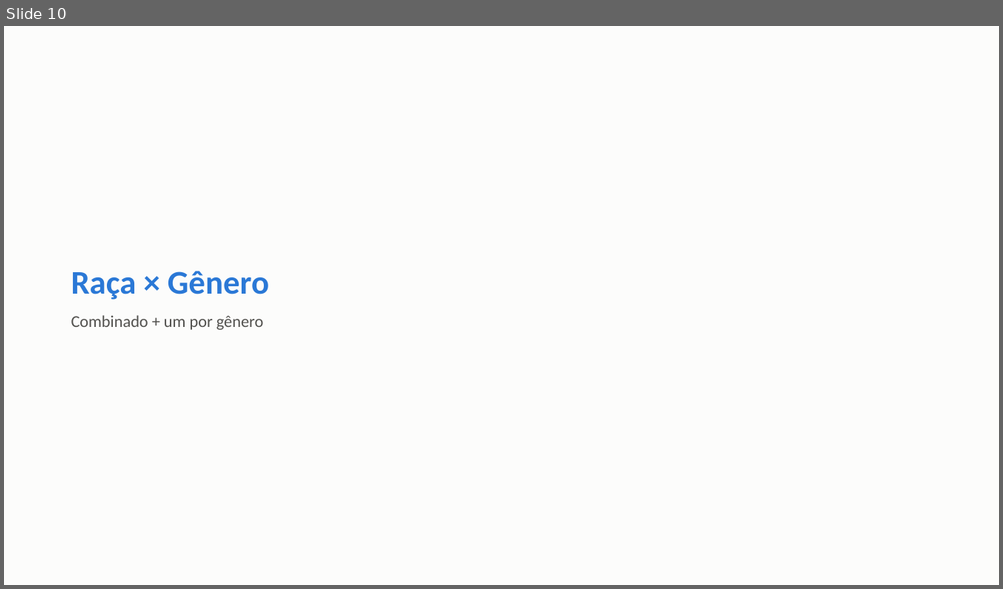
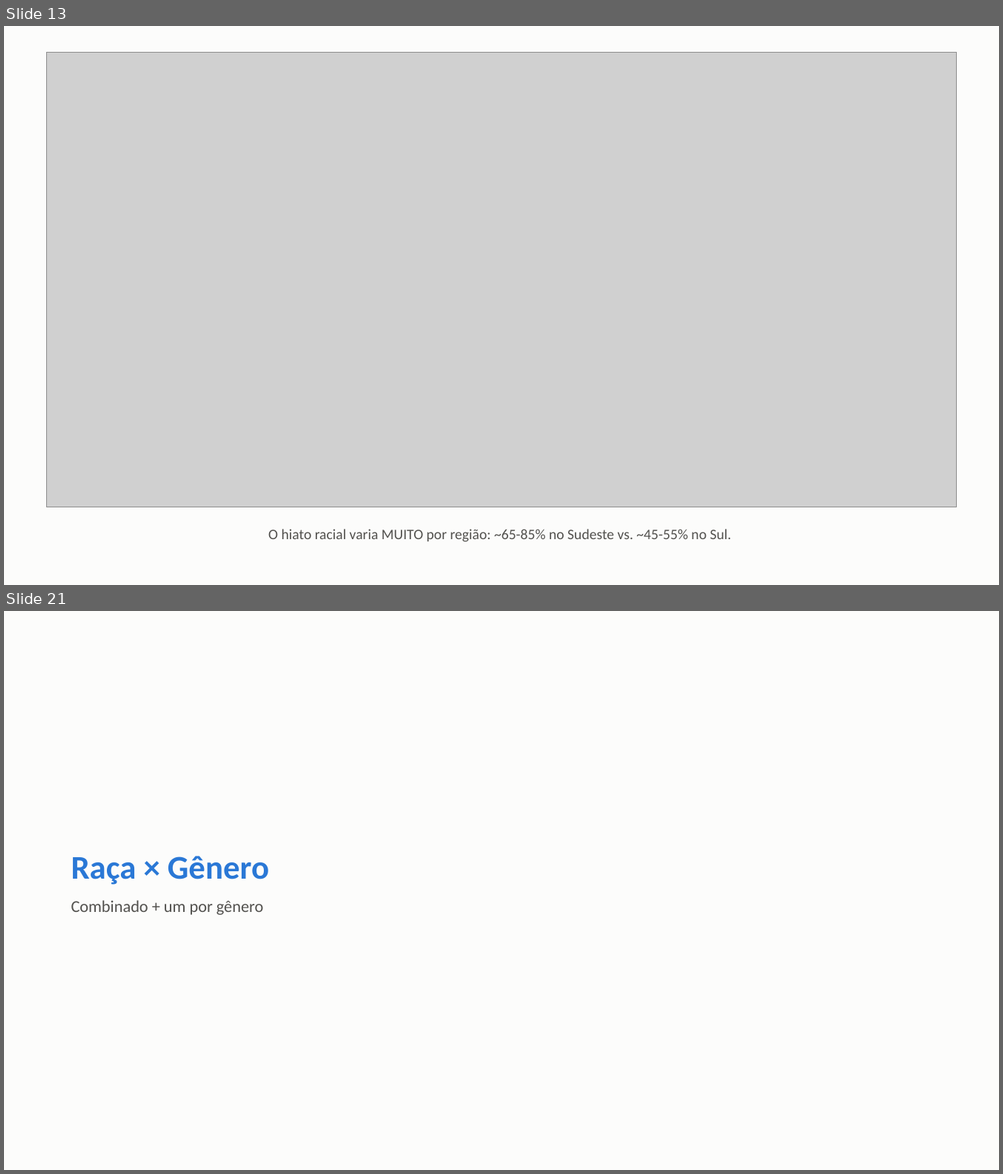
Before and after one commit to FelipeSantanaJ/Hub-Racial-Brasil, a slide deck: docs/Datahub_Racial_Brasil_Fase1.pptx. Shown one above the other, each under a label of ours: slide 10 before the commit, slides 13 and 21 after it; the slides between them are not shown. The pictures are 1003x589 and 1003x1174 pixels, drawn with LibreOffice and Linux fonts; fonts in the diff are those of the drawing; grey boxes stand for pictures. Boxes give left, top, right and bottom in pixels: in the first picture for what was removed or moved away, otherwise in the second. Text is boxed around its words. In the diff, an @@ line names an element or a change of style, - is before the commit and + after.

Commit message:
Aprofunda a Fase 1: Oaxaca-Blinder, hiato regional, segregação, quebra estrutural
Aplica teste de significância formal ao resíduo da decomposição do hiato
Branca-Negra via regressão (Oaxaca-Blinder + RIF por quantil, novas funções
em pnadc_core.py, validadas com dado sintético) — resíduo de +22% (p<0,001),
convergindo com os 24% da padronização direta. Descobre um padrão em U: o
hiato residual é menor na mediana (~15%) e maior na base (~31%) e no topo
(~36%) da distribuição de renda.

Adiciona: hiato racial por Região (Welch), índice de segregação ocupacional
de Duncan, teste de quebra estrutural (tipo Chow) nos 3 eventos já mapeados
(reforma trabalhista, reforma da previdência, recessão 2015-16) — os 3
significativos. Traz 4 variáveis novas da PNAD: informalidade/carteira
assinada, renda por hora (mostra que o hiato não vem de jornada menor),
alfabetização (60+) e desalento entre quem está fora da força de trabalho.

Corrige um bug real de decodificação (VD4009 zero-padded, dava NULL
silencioso) e descarta frequência escolar (V3014) por cobertura amostral
não explicada (~6-8%, não bate com rotação de painel nem com V3001).

53 gráficos (era 44), apresentação com 69 slides (era 58).

```diff
--- a/docs/Datahub_Racial_Brasil_Fase1.pptx
+++ b/docs/Datahub_Racial_Brasil_Fase1.pptx
@@ slide 13 added at box(4, 26, 999, 585), background #FCFCFB @@
@@ picture added at box(46, 52, 957, 507) @@
@@ text added at box(268, 529, 731, 543), 14 pt, text #52514E @@
+O hiato racial varia MUITO por região: ~65-85% no Sudeste vs. ~45-55% no Sul.
@@ what was slide 10 is now slide 21 @@
```
Also in this commit, not shown: 10 other slides added, 34 other files.
